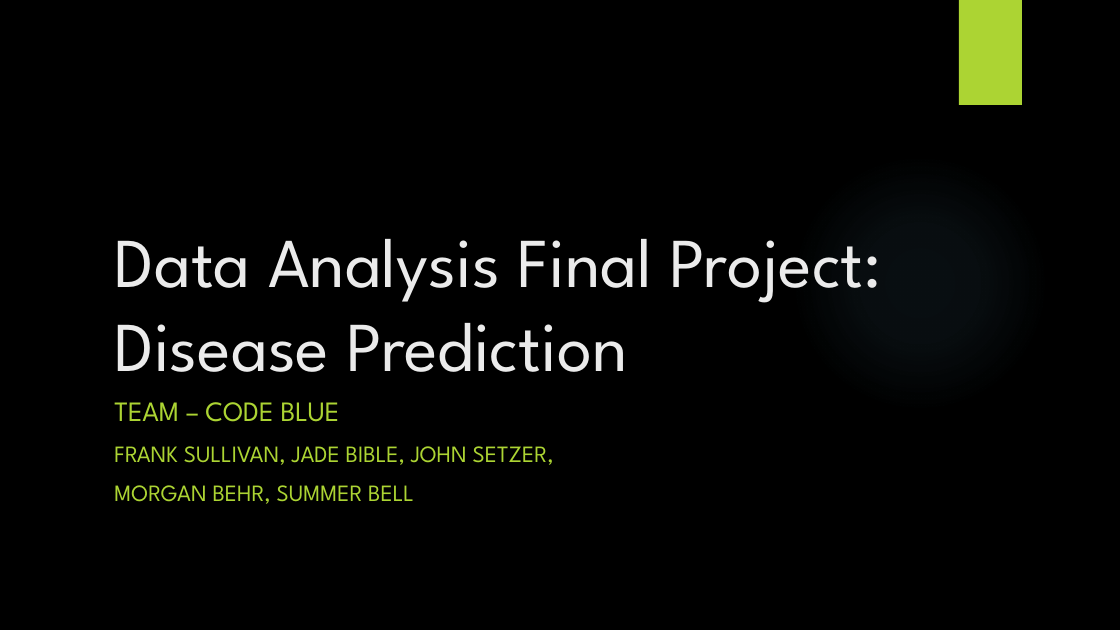
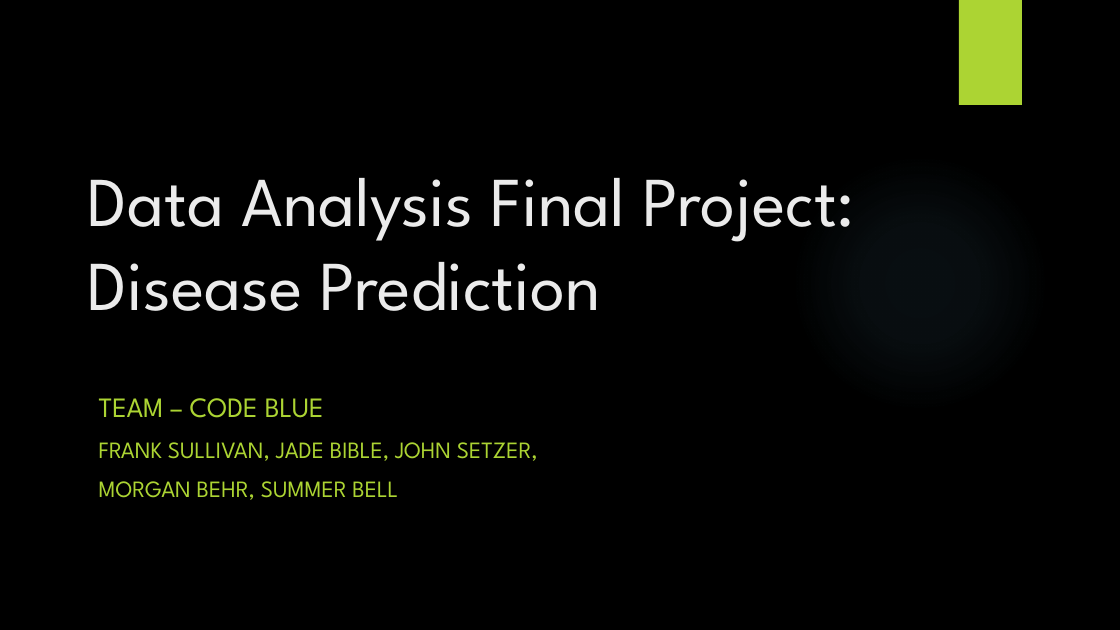
Before and after one commit to johnsetzer3/Disease_Prediction, a slide deck: slide 1 of Team_Code Blue Final Project.pptx. Drawn at 1120x630 pixels with LibreOffice and Linux fonts; fonts in the diff are those of the drawing; background and template pictures are left out. Boxes give left, top, right and bottom in pixels: in the first picture for what was removed or moved away, otherwise in the second. Text is boxed around its words. In the diff, an @@ line names an element or a change of style, - is before the commit and + after.

```diff
--- a/Team_Code Blue Final Project.pptx
+++ b/Team_Code Blue Final Project.pptx
@@ title "Data Analysis Final Project: Disease ...": place and size @@
-title "Data Analysis Final Project: Disease ..." at <box>114,239,881,372</box>
+title "Data Analysis Final Project: Disease ..." at <box>88,178,855,311</box>
@@ subtitle "TEAM – CODE BLUE": place and size @@
-subtitle "TEAM – CODE BLUE" at <box>114,402,554,504</box>
+subtitle "TEAM – CODE BLUE" at <box>99,398,538,500</box>
```
Also in this commit, not shown: 2 other slides changed, 16 slides added, 1 other file.
